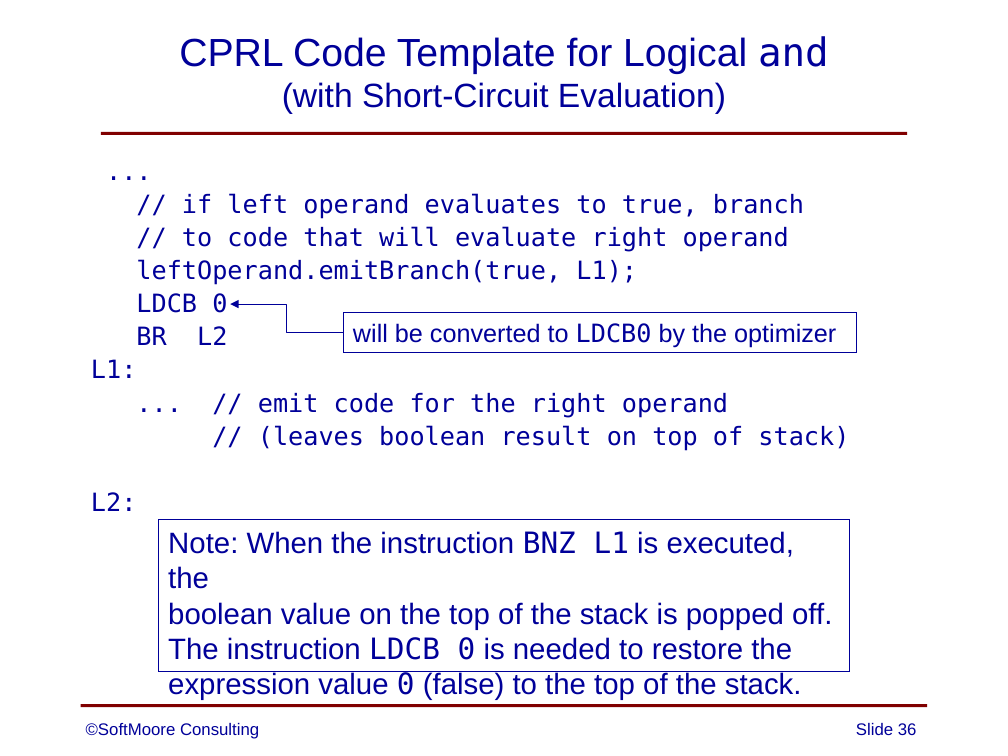
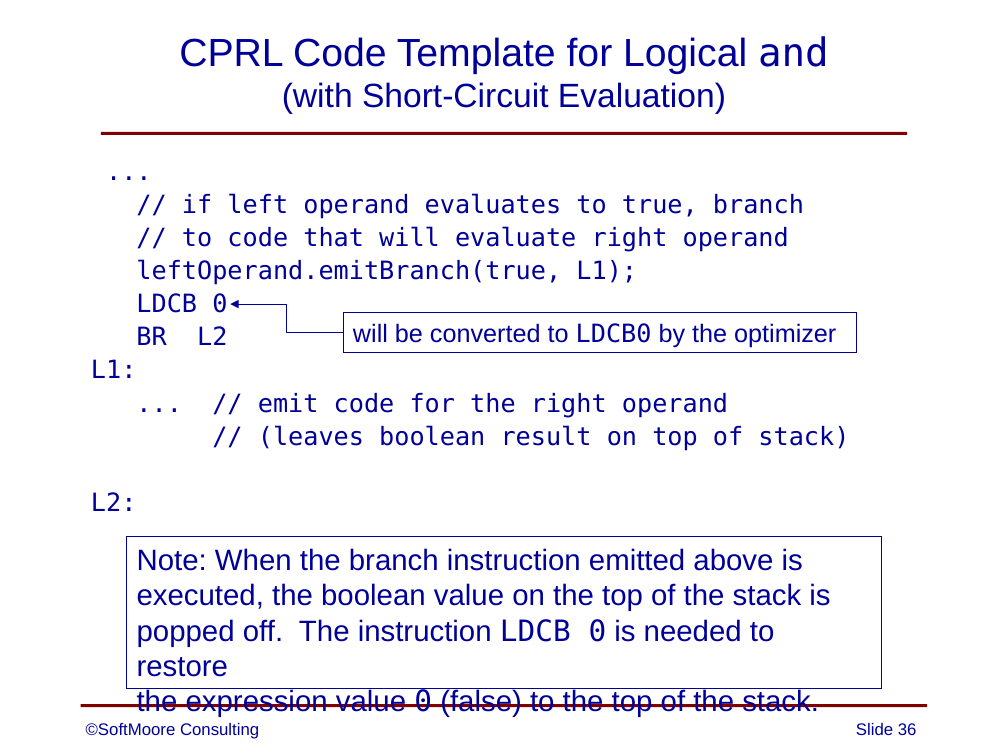
Before and after one commit to SoftMoore/CPRL-Java-3rd, a slide deck: slide 36 of PowerPoints/11 - Code Generation.pptx. Drawn at 1008x756 pixels with LibreOffice and Linux fonts; fonts in the diff are those of the drawing. Boxes give left, top, right and bottom in pixels: in the first picture for what was removed or moved away, otherwise in the second. Text is boxed around its words. In the diff, an @@ line names an element or a change of style, - is before the commit and + after.

```diff
--- a/PowerPoints/11 - Code Generation.pptx
+++ b/PowerPoints/11 - Code Generation.pptx
@@ rectangle "Note: When the branch instruction ...": place and size @@
-rectangle "Note: When the branch instruction ..." at <box>158,519,850,671</box>
+rectangle "Note: When the branch instruction ..." at <box>127,536,882,688</box>
@@ text in rectangle at <box>137,548,830,717</box>: text changed @@
-Note: When the instruction BNZ L1 is executed, the
-boolean value on the top of the stack is popped off.
-The instruction LDCB 0 is needed to restore the
-expression value 0 (false) to the top of the stack.
+Note: When the branch instruction emitted above is
+executed, the boolean value on the top of the stack is
+popped off. The instruction LDCB 0 is needed to restore
+the expression value 0 (false) to the top of the stack.
```
Also in this commit, not shown: 11 other slides changed, 9 other files.
